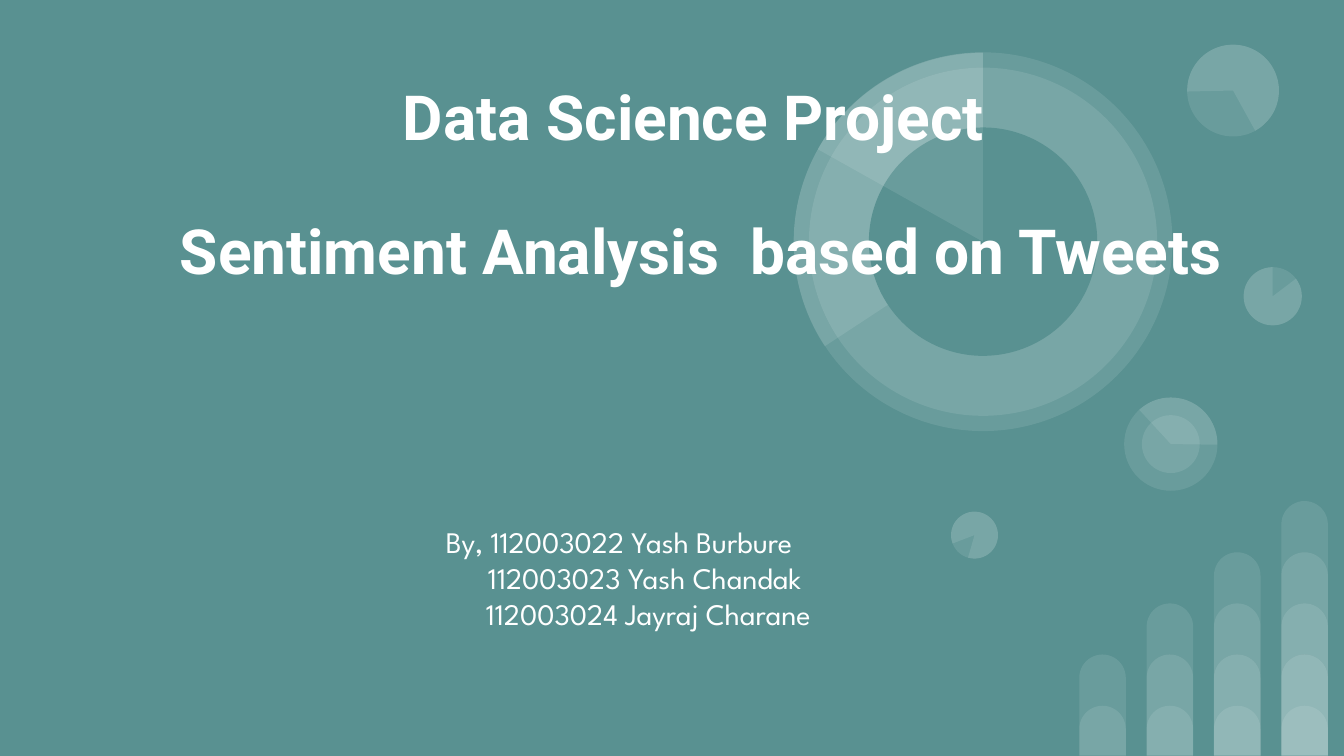
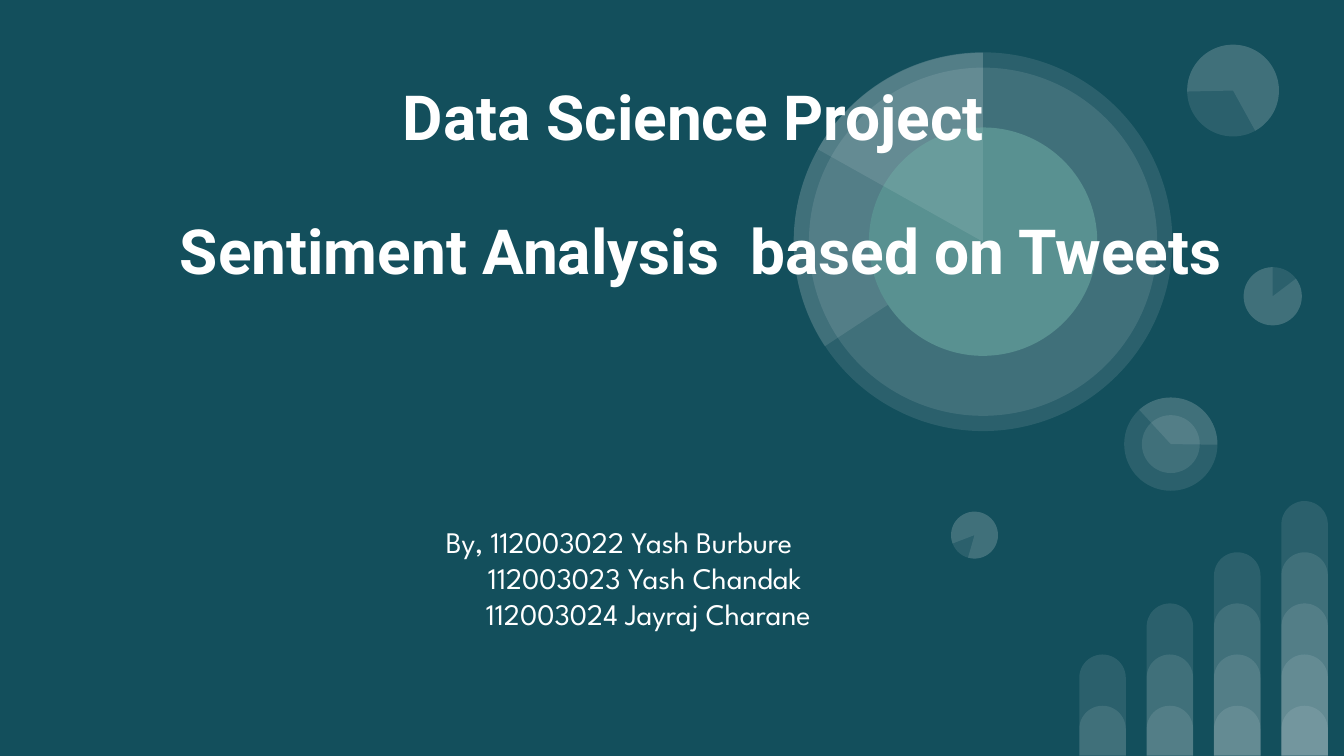
Before and after one commit to yashuchandak/Sentiment-Analysis, a slide deck: slide 1 of sentiment_analysis.odp. Drawn at 1344x756 pixels with LibreOffice and Linux fonts; fonts in the diff are those of the drawing. Boxes give left, top, right and bottom in pixels: in the first picture for what was removed or moved away, otherwise in the second. Text is boxed around its words. In the diff, an @@ line names an element or a change of style, - is before the commit and + after.

```diff
--- a/sentiment_analysis.odp
+++ b/sentiment_analysis.odp
@@ background #599191 to #134F5C @@
```
Also in this commit, not shown: 4 other slides changed, 6 slides added, 19 other files.
